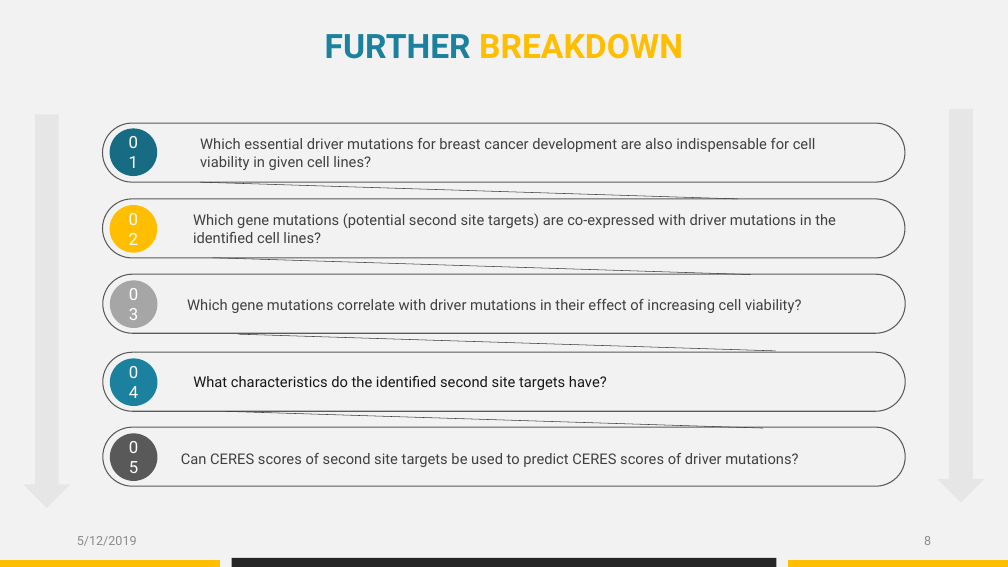
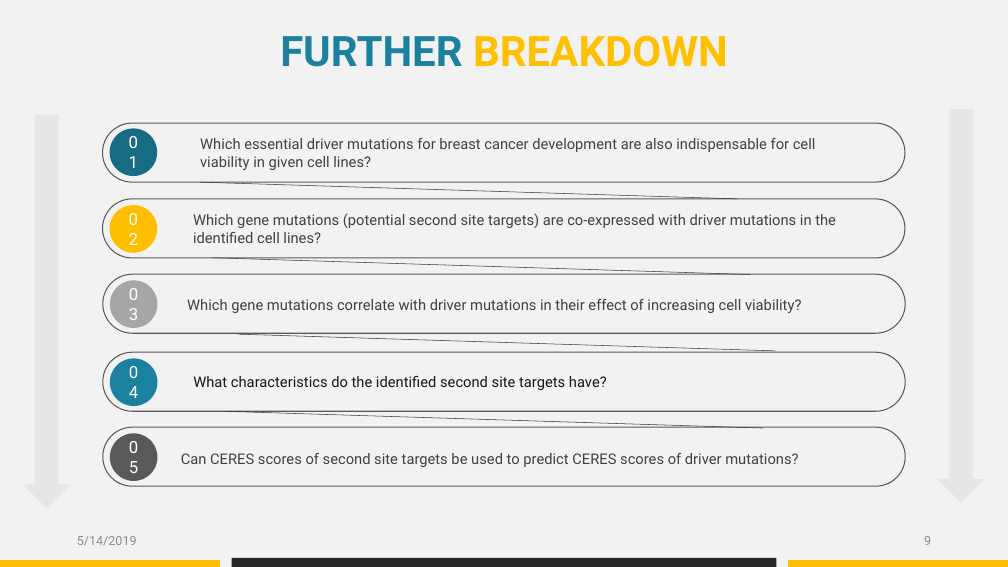
Before and after one commit to datascience-mobi/group-04-project-1-4, a slide deck: slide 9 of Project proposal_presentation_V1.pptx (slide 8 before the commit). Drawn at 1008x567 pixels with LibreOffice and Linux fonts; fonts in the diff are those of the drawing. Boxes give left, top, right and bottom in pixels: in the first picture for what was removed or moved away, otherwise in the second. Text is boxed around its words. In the diff, an @@ line names an element or a change of style, - is before the commit and + after.

Commit message:
Found a typo in my slides

```diff
--- a/Project proposal_presentation_V1.pptx
+++ b/Project proposal_presentation_V1.pptx
@@ text "FURTHER BREAKDOWN" at (280, 35, 728, 67): size 32 to 40 pt; text colour #FFBE00 to #FFC000 in "BREAKDOWN" @@
@@ text at (77, 536, 137, 546): text changed @@
-5/12/2019
+5/14/2019
```
Also in this commit, not shown: 17 other slides changed, 3 slides added, 11 slides removed.
